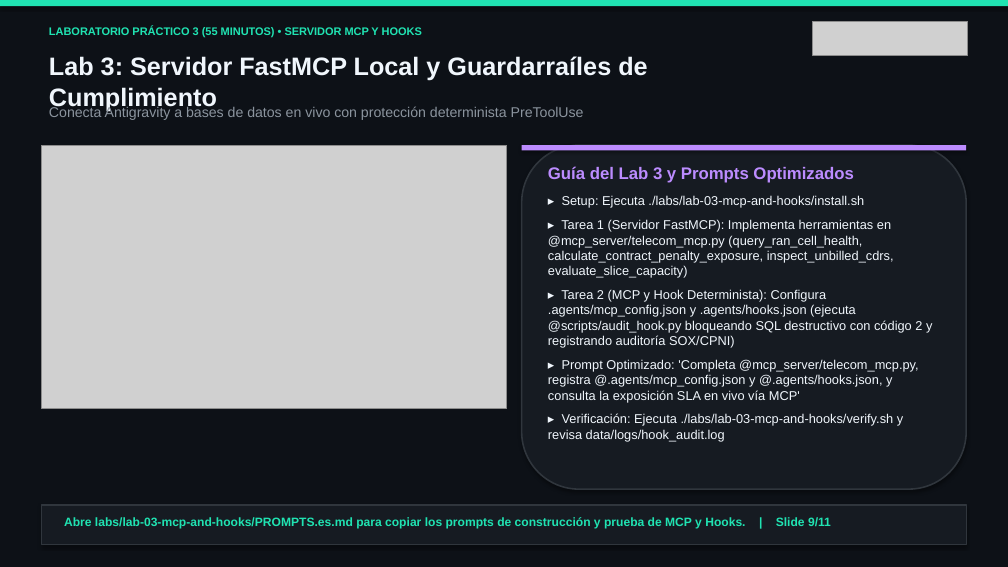
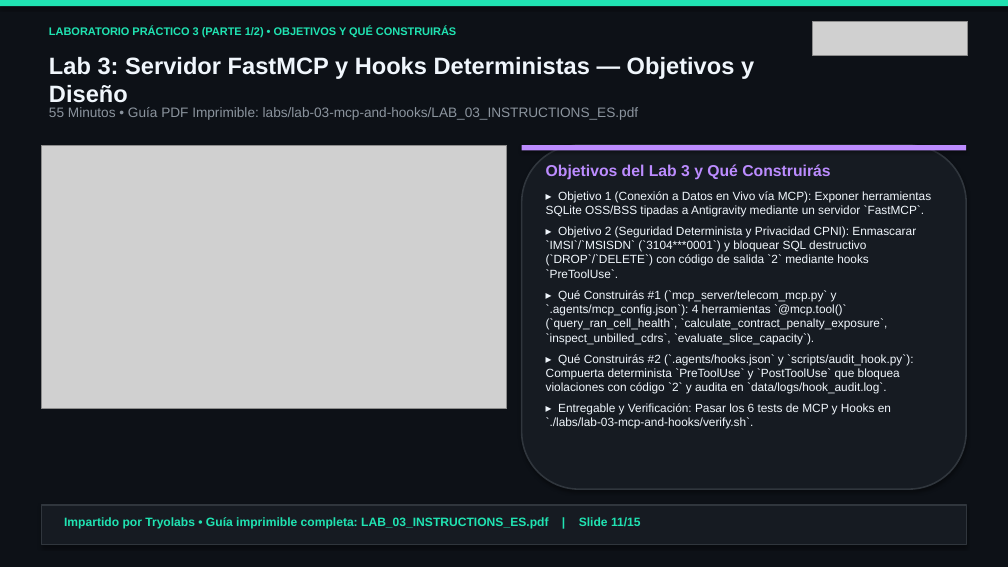
Before and after one commit to tryolabs/antigravity-workshop-telecom, a slide deck: slide 11 of slides/antigravity_telecom_workshop_es.pptx (slide 9 before the commit). Drawn at 1008x567 pixels with LibreOffice and Linux fonts; fonts in the diff are those of the drawing; grey boxes stand for pictures. Boxes give left, top, right and bottom in pixels: in the first picture for what was removed or moved away, otherwise in the second. Text is boxed around its words. In the diff, an @@ line names an element or a change of style, - is before the commit and + after.

Commit message:
Add Tryolabs-branded Lab Instruction PDFs, branded docs, and 15-slide presentations with Lab Objectives, What You Will Build & Step-by-Step Instructions

```diff
--- a/slides/antigravity_telecom_workshop_es.pptx
+++ b/slides/antigravity_telecom_workshop_es.pptx
@@ text at box(49, 27, 456, 38): text changed @@
-LABORATORIO PRÁCTICO 3 (55 MINUTOS) • SERVIDOR MCP Y HOOKS
+LABORATORIO PRÁCTICO 3 (PARTE 1/2) • OBJETIVOS Y QUÉ CONSTRUIRÁS
@@ text at box(49, 57, 754, 103): text changed; size 24 to 22.5 pt @@
-Lab 3: Servidor FastMCP Local y Guardarraíles de Cumplimiento
+Lab 3: Servidor FastMCP y Hooks Deterministas — Objetivos y Diseño
@@ text at box(49, 107, 638, 120): text changed; size 13.5 to 13 pt @@
-Conecta Antigravity a bases de datos en vivo con protección determinista PreToolUse
+55 Minutos • Guía PDF Imprimible: labs/lab-03-mcp-and-hooks/LAB_03_INSTRUCTIONS_ES.pdf
@@ text at box(546, 164, 931, 429): text changed; size 12.2 to 11.3 pt @@
-Guía del Lab 3 y Prompts Optimizados
-▸ Setup: Ejecuta ./labs/lab-03-mcp-and-hooks/install.sh
-▸ Tarea 1 (Servidor FastMCP): Implementa herramientas en @mcp_server/telecom_mcp.py (query_ran_cell_health, calculate_contract_penalty_exposure, inspect_unbilled_cdrs, evaluate_slice_capacity)
-▸ Tarea 2 (MCP y Hook Determinista): Configura .agents/mcp_config.json y .agents/hooks.json (ejecuta @scripts/audit_hook.py bloqueando SQL destructivo con código 2 y registrando auditoría SOX/CPNI)
-▸ Prompt Optimizado: 'Completa @mcp_server/telecom_mcp.py, registra @.agents/mcp_config.json y @.agents/hooks.json, y consulta la exposición SLA en vivo vía MCP'
-▸ Verificación: Ejecuta ./labs/lab-03-mcp-and-hooks/verify.sh y revisa data/logs/hook_audit.log
+Objetivos del Lab 3 y Qué Construirás
+▸ Objetivo 1 (Conexión a Datos en Vivo vía MCP): Exponer herramientas SQLite OSS/BSS tipadas a Antigravity mediante un servidor `FastMCP`.
+▸ Objetivo 2 (Seguridad Determinista y Privacidad CPNI): Enmascarar `IMSI`/`MSISDN` (`3104***0001`) y bloquear SQL destructivo (`DROP`/`DELETE`) con código de salida `2` mediante hooks `PreToolUse`.
+▸ Qué Construirás #1 (`mcp_server/telecom_mcp.py` y `.agents/mcp_config.json`): 4 herramientas `@mcp.tool()` (`query_ran_cell_health`, `calculate_contract_penalty_exposure`, `inspect_unbilled_cdrs`, `evaluate_slice_capacity`).
+▸ Qué Construirás #2 (`.agents/hooks.json` y `scripts/audit_hook.py`): Compuerta determinista `PreToolUse` y `PostToolUse` que bloquea violaciones con código `2` y audita en `data/logs/hook_audit.log`.
+▸ Entregable y Verificación: Pasar los 6 tests de MCP y Hooks en `./labs/lab-03-mcp-and-hooks/verify.sh`.
@@ text at box(64, 517, 641, 528): text changed @@
-Abre labs/lab-03-mcp-and-hooks/PROMPTS.es.md para copiar los prompts de construcción y prueba de MCP y Hooks. | Slide 9/11
+Impartido por Tryolabs • Guía imprimible completa: LAB_03_INSTRUCTIONS_ES.pdf | Slide 11/15
```
Also in this commit, not shown: 10 other slides changed, 4 slides added, 33 other files.
